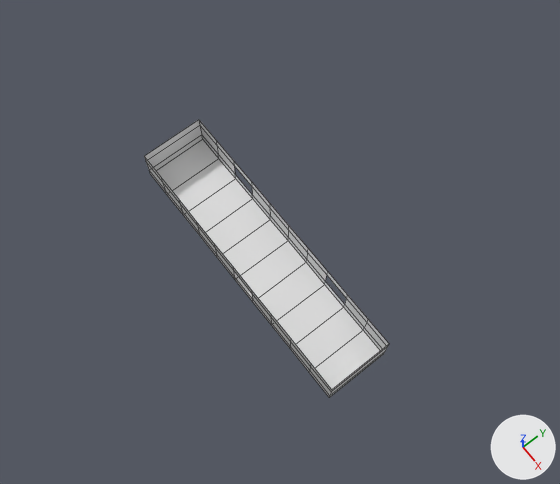
One commit to the Blender file corredor/rooms_texture_stretch_corrected.blend: the scene before it, then after it.
Before and after are seen from a camera (50 mm lens) standing at (25.9, -17.5, 89.5) and looking at (0.7, 2.3, 4.8). Every picture has the same lights, and +X, +Y and +Z are marked at lower right. Mesh edges are drawn as thin lines. Materials are left out; every surface is plain grey.
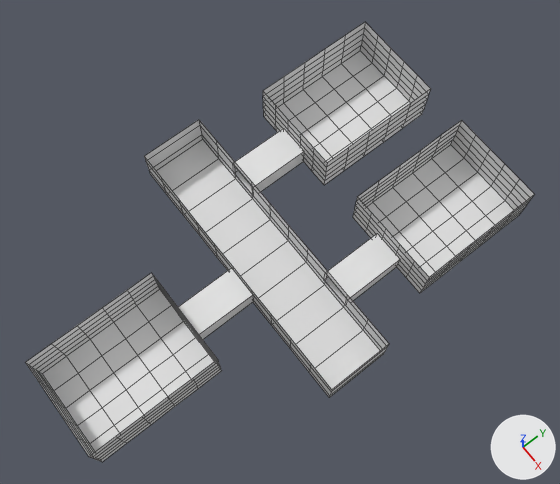
The edits, one by one:
me_cube_004 is used by ob_cube_004; location (0.0, 0.0, 3.4); scale (4.87, 4.05, 2.54).
Verts and faces of me_cube_004; kept vertices keep their numbers, new ones are numbered from 88.
me_cube_004 had 88 vertices, 73 faces and spanned x -3.64..3.65, y -1.0..1.0, z -1.0..1.0.
me_cube_004 now has 520 vertices, 454 faces and spans x -3.64..3.65, y -6.94..6.93, z -1.0..1.86.
me_cube_004 part 1: a new loose piece of 136 vertices spanning x -3.08..-0.56, y 2.93..6.93, z -0.56..1.86.
me_cube_004 part 2: a new loose piece of 136 vertices spanning x 0.57..3.09, y 2.93..6.93, z -0.56..1.86.
me_cube_004 part 3: a new loose piece of 136 vertices spanning x -0.87..1.65, y -6.94..-2.94, z -0.56..1.86.
Part 4, on me_cube_004:
New vertex 88 is at (-0.06, -2.95, -0.58), pixel (178, 315).
New vertex 89 is at (-0.06, -2.95, 0.5), pixel (175, 308).
New vertex 90 is at (0.78, -2.95, -0.58), pixel (199, 342).
New vertex 91 is at (0.78, -2.95, 0.5), pixel (196, 336).
New vertex 92 is at (-2.24, 1.0, -0.57), pixel (233, 173).
New vertex 93 is at (-2.24, 1.0, 0.52), pixel (232, 163).
New vertex 94 is at (-1.41, 1.0, -0.57), pixel (253, 196).
New vertex 95 is at (-1.41, 1.0, 0.52), pixel (253, 187).
New vertex 96 is at (1.4, 1.0, -0.59), pixel (323, 280).
New vertex 97 is at (1.4, 1.0, 0.5), pixel (325, 272).
New vertex 98 is at (2.24, 1.0, -0.59), pixel (346, 306).
New vertex 99 is at (2.24, 1.0, 0.5), pixel (347, 299).
New vertices 100 to 111 stand at vertices 88 to 99, in that order, plus (0.0, 1.95, 0.0).
New faces: (88, 89, 101, 100), (90, 102, 103, 91), (88, 100, 102, 90), (89, 91, 103, 101), (92, 93, 105, 104), (94, 106, 107, 95).
New faces: (92, 104, 106, 94), (93, 95, 107, 105), (96, 97, 109, 108), (98, 110, 111, 99), (96, 108, 110, 98), (97, 99, 111, 109).

Changed parts and their boxes [x1, y1, x2, y2] in the pictures (560 x 484 px):
'Cube.004', reshaped (107% wider, 59% taller): before [144, 120, 389, 397]; after [26, 22, 534, 462]
part 1 of me_cube_004, added: after [263, 22, 431, 185]
part 2 of me_cube_004, added: after [353, 120, 534, 293]
part 3 of me_cube_004, added: after [26, 273, 221, 462]
part 4 of me_cube_004, added: after [176, 128, 400, 340]
